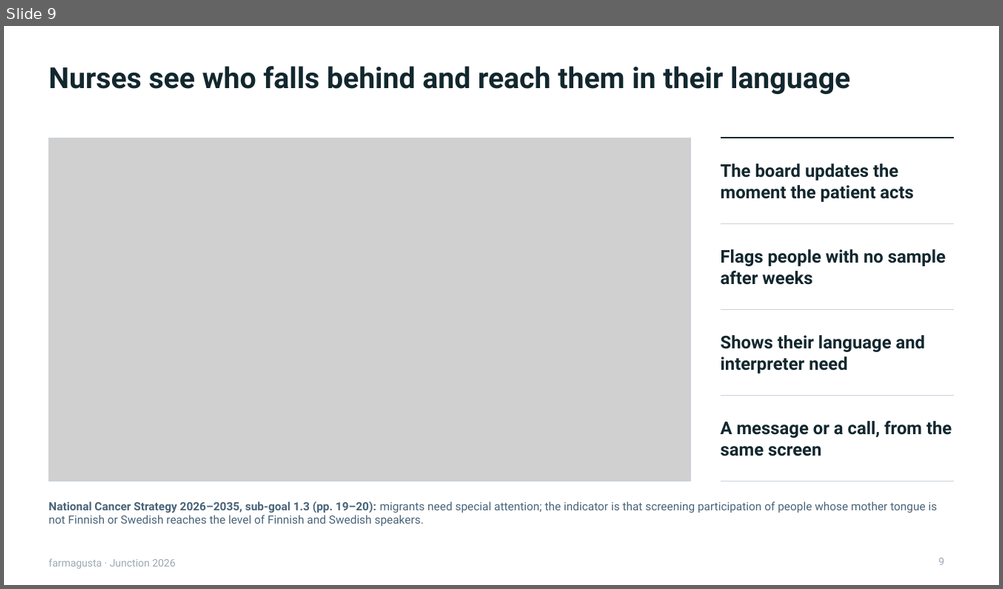
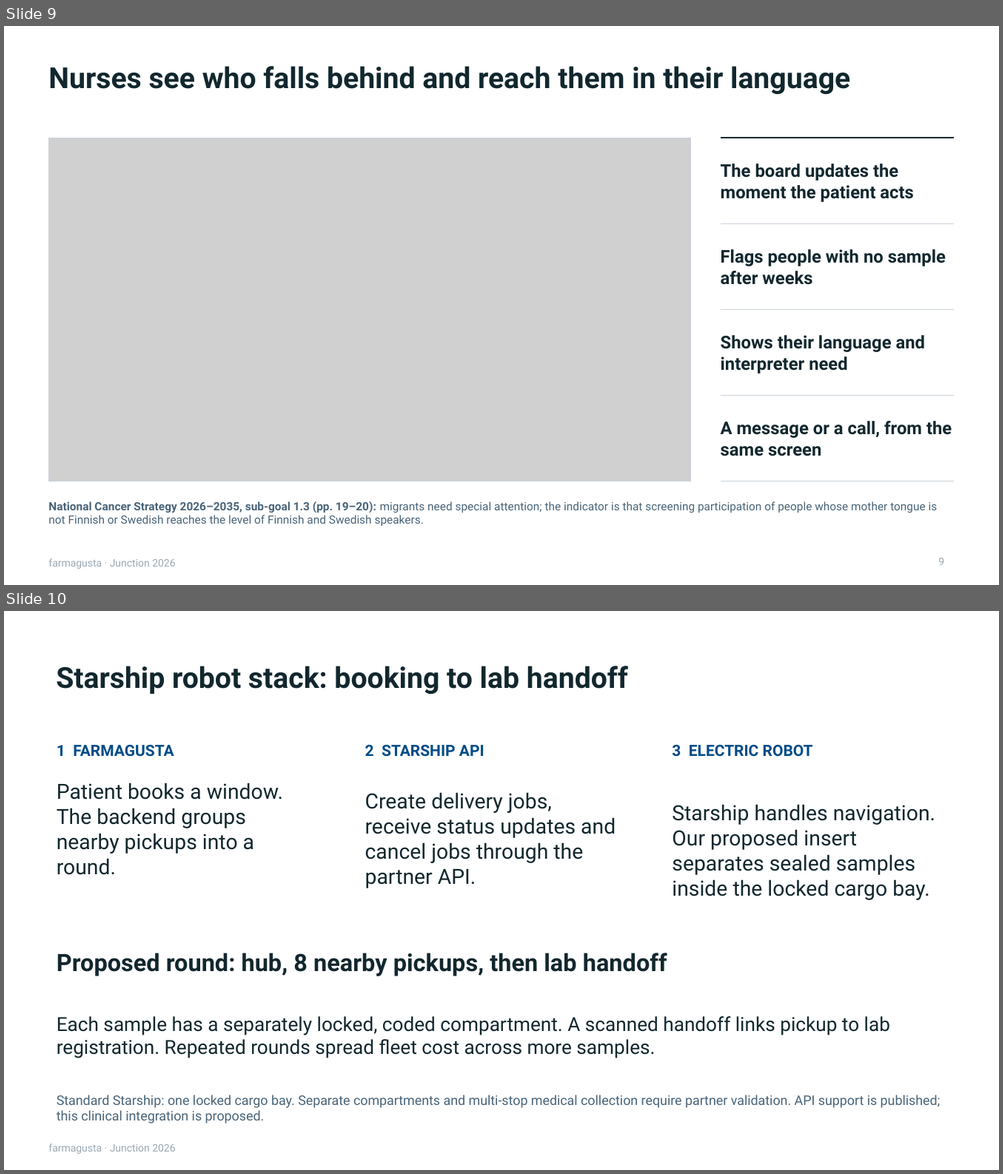
Before and after one commit to rromppanen/junction26, a slide deck: docs/pitch/farmagusta-screening-attendance.pptx. Shown one above the other, each under a label of ours: slide 9 before the commit, slides 9 and 10 after it. The pictures are 1003x589 and 1003x1174 pixels, drawn with LibreOffice and Linux fonts; fonts in the diff are those of the drawing; grey boxes stand for pictures. Boxes give left, top, right and bottom in pixels: in the first picture for what was removed or moved away, otherwise in the second. Text is boxed around its words. In the diff, an @@ line names an element or a change of style, - is before the commit and + after.

Commit message:
Clarify pickup value and add Starship fleet economics to pitch

```diff
--- a/docs/pitch/farmagusta-screening-attendance.pptx
+++ b/docs/pitch/farmagusta-screening-attendance.pptx
@@ slide 10 added at box(4, 611, 999, 1170), background #FFFFFF; not listed: 1 template element that a slide beside it also shows @@
@@ text added at box(56, 666, 628, 694), 28 pt, text #12272E, bold @@
+Starship robot stack: booking to lab handoff
@@ text added at box(57, 745, 173, 757), 15 pt, text #004B87, bold @@
+1 FARMAGUSTA
@@ text added at box(365, 745, 484, 757), 15 pt, text #004B87, bold @@
+2 STARSHIP API
@@ text added at box(671, 745, 813, 757), 15 pt, text #004B87, bold @@
+3 ELECTRIC ROBOT
@@ text added at box(57, 783, 283, 875), 20.2 pt, text #12272E @@
+Patient books a window. The backend groups nearby pickups into a round.
@@ text added at box(365, 792, 615, 889), 20.2 pt, text #12272E @@
+Create delivery jobs, receive status updates and cancel jobs through the partner API.
@@ text added at box(671, 804, 935, 900), 20.2 pt, text #12272E @@
+Starship handles navigation. Our proposed insert separates sealed samples inside the locked cargo bay.
@@ text added at box(57, 953, 667, 977), 23.2 pt, text #12272E, bold @@
+Proposed round: hub, 8 nearby pickups, then lab handoff
@@ text added at box(57, 1017, 890, 1059), 18.8 pt, text #12272E @@
+Each sample has a separately locked, coded compartment. A scanned handoff links pickup to lab registration. Repeated rounds spread fleet cost across more samples.
@@ text added at box(57, 1095, 940, 1124), 12.8 pt, text #486378 @@
+Standard Starship: one locked cargo bay. Separate compartments and multi-stop medical collection require partner validation. API support is published; this clinical integration is proposed.
```
Also in this commit, not shown: 4 slides changed, 3 other slides added, 2 slides removed.
